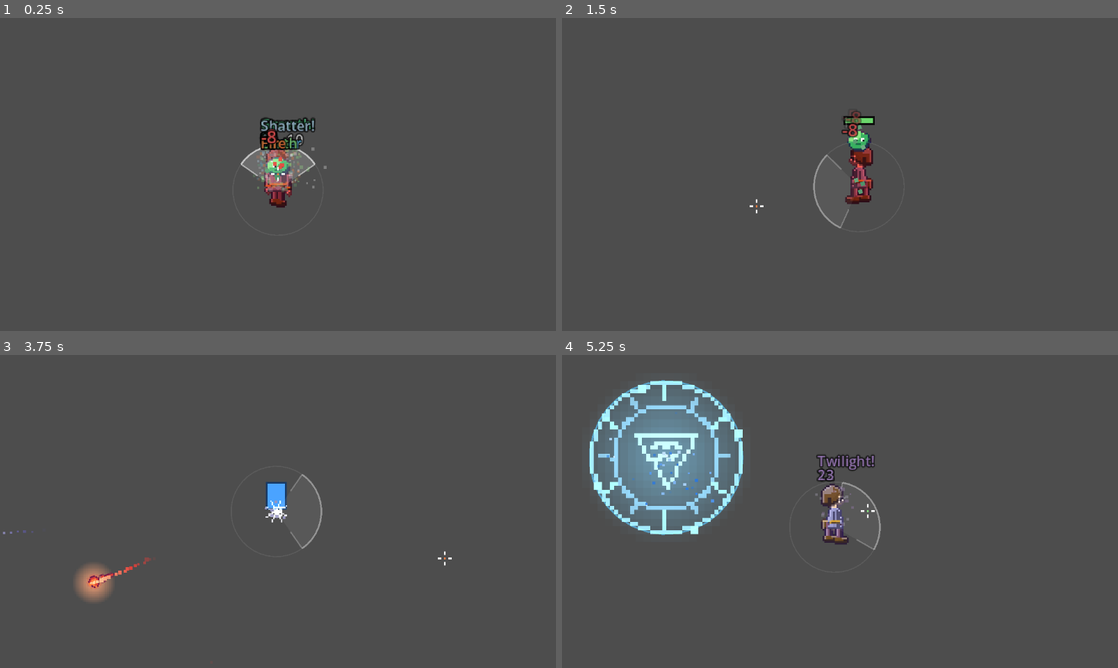
Above: before the commit, frames 1-4 (two rows, left to right).
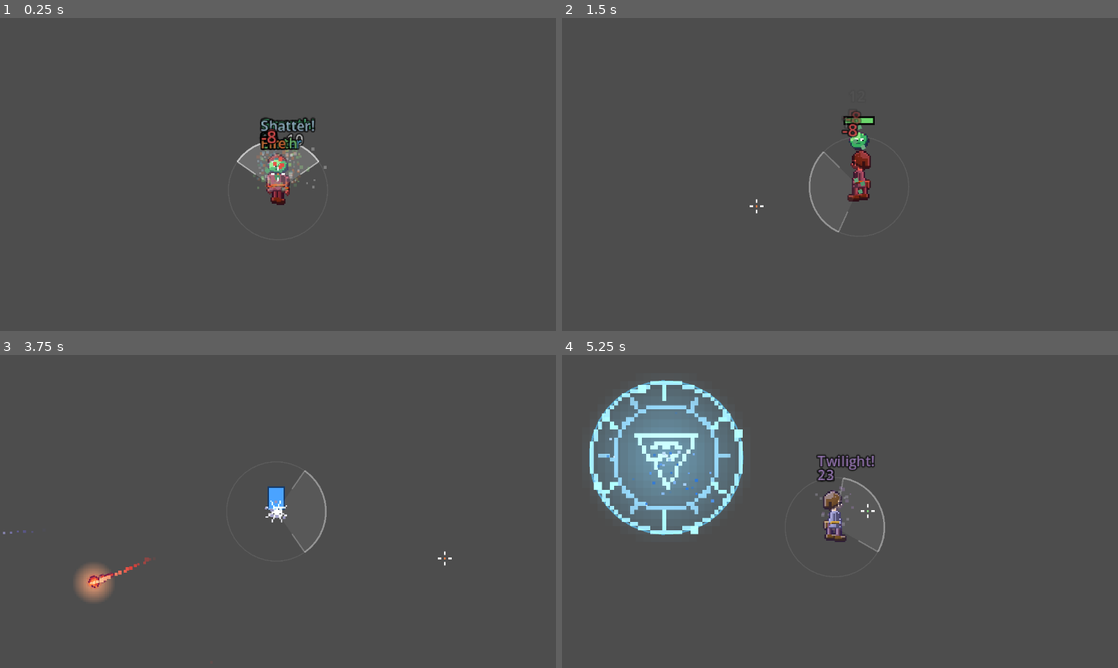
Above: after the commit, the same moments.

Repository: nzjealousy/Elementalist
Game: Godot game, scene res://tests/combo_selftest.tscn
Two runs of this game, one before a commit and one after it. Both use one fixed random seed, a clock stepped at 60 frames per second and the inputs below. This scene is started directly instead of the project's main scene.
Inputs (mouse positions are in pixels of both pictures, inside the frame that each line leads up to):
- Up to frame 1 (0.25 s): no input
- Up to frame 2 (1.5 s): tap Enter (ui_accept) at 0.5, 0.77, 1.07 s; move the mouse to (962, 158) at 0.52 s; hold D (move_right) 0.53-1.25 s; hold Right mouse button (attack_basic) 0.53-1.25 s; click (962, 158) at 0.67 s; tap Space (dodge) at 0.8 s; drag from (728, 190) to (812, 237) at 1.27 s
- Up to frame 3 (3.75 s): move the mouse to (333, 442) at 2.02 s; hold D (move_right) 2.03-2.75 s; hold Right mouse button (attack_basic) 2.03-2.75 s; tap E (imbue) at 2.1 s; drag from (250, 574) to (111, 464) at 2.77 s; move the mouse to (444, 558) at 3.52 s; hold A (move_left) from 3.53 s (still down); hold Tab (character_sheet) from 3.53 s (still down)
- Up to frame 4 (5.25 s): tap Enter (ui_accept) at 3.77, 4.07 s; tap E (imbue) at 3.8 s; tap F (skill_area) at 4.15 s; release A (move_left) at 4.25 s; release Tab (character_sheet) at 4.25 s; drag from (673, 464) to (756, 433) at 4.27 s; move the mouse to (867, 511) at 5.02 s; hold S (move_down) from 5.03 s (still down); tap 1 (element_1) at 5.1 s; click (867, 511) at 5.17 s

The runs differ from the first frame. In frame 1, 0.6% of the frame differs, in the area x 42-58%, y 40-61%; in frame 2, 0.8%, in the area x 44-56%, y 35-69%; in frame 3, 0.4%; in frame 4, 0.7%.

Commit message:
Combat feel: melee +10%, ranged shots 2.3x slower, skill wind-ups, longer dodge and swirl immunity, dodge through enemies, sprites 15% smaller; five sprite style boards
- SkillDB: MELEE range 28.6, ranged primaries and Knife Throw x2.3 cooldown, WINDUPS for areas and specials
- SkillCaster: wind-up charge (cost paid at once, slowed, cancelled by a dodge) with a charge ring and an area preview (SkillFx.charge)
- Player: dodge i-frames 0.3 s (outlast the roll), swirl immune 0.5 s, a roll passes through non-boss enemies (collision exceptions), SPRITE_SCALE 0.85 for hero and enemies
- tools/art/sprite_styles.py and docs/SPRITE_STYLES.md: five sprite styles to choose from (soft, chibi, painted, noir, retro)
- 1130 self-tests, the art gate and the network test pass

Co-Authored-By: Claude Sonnet 5.5 <noreply@anthropic.com>

Diff:
--- a/elementalist/scripts/combat/enemy.gd
+++ b/elementalist/scripts/combat/enemy.gd
@@ -141,6 +141,7 @@
 	_attack_cd = randf_range(0.6, 1.6)
 	add_to_group("enemies")
 	sprite.texture = AssetDB.get_texture(sprite_id)
+	sprite.scale = Vector2.ONE * Player.SPRITE_SCALE
 	anim = SpriteAnim.attach(sprite, sprite_id, 10.0 if behavior == "flutter" else (7.0 if behavior == "ranged" else 5.0), self)
 	if variant != "":
 		_base_tint = Color.WHITE.lerp(Elements.color_of(variant), 0.5)
@@ -336,7 +337,7 @@
 
 ## The tallest part of the picture, for things that float above it (health bars).
 func picture_height() -> float:
-	return float(sprite.texture.get_height())
+	return float(sprite.texture.get_height()) * sprite.scale.y
 
 
 ## True when this enemy's body overlaps the target's hurtbox on any side. The target needs
--- a/elementalist/scripts/combat/skill_fx.gd
+++ b/elementalist/scripts/combat/skill_fx.gd
@@ -214,6 +214,42 @@
 	return node
 
 
+## The charge of a skill that has a wind-up: a ring that closes round the hero, and for an area skill a growing circle where it will land.
+static func charge(body: Node2D, element: String, area_radius: float, caster: Node, id: String) -> Node2D:
+	var node := FxCharge.new()
+	node.color = Elements.color_of(element) if element != "" else Color("b8b8d8")
+	node.area_radius = area_radius
+	node.caster = caster
+	node.skill_id = id
+	body.add_child(node)
+	return node
+
+
+## The charge ring: `caster.windup_fraction()` fills it; an area skill also previews its circle under the aim point.
+class FxCharge extends Node2D:
+	var color := Color.WHITE
+	var area_radius := 0.0
+	var caster: Node
+	var skill_id := ""
+
+	func _ready() -> void:
+		z_index = 45
+
+	func _process(_delta: float) -> void:
+		queue_redraw()
+
+	func _draw() -> void:
+		if caster == null or not is_instance_valid(caster):
+			return
+		var t: float = caster.windup_fraction()
+		draw_arc(Vector2.ZERO, 13.0, -PI * 0.5, -PI * 0.5 + TAU * t, 32, Color(color, 0.95), 1.5)
+		draw_arc(Vector2.ZERO, 15.0, 0.0, TAU, 32, Color(color, 0.18), 1.0)
+		if area_radius > 0.0:
+			var target: Vector2 = to_local(caster.area_target(skill_id))
+			draw_arc(target, area_radius * (0.35 + 0.65 * t), 0.0, TAU, 36, Color(color, 0.25 + 0.6 * t), 1.0)
+			draw_circle(target, area_radius * 0.12 * t, Color(color, 0.5))
+
+
 ## The ring that SkillFx.ring spawns: it draws itself, `t` runs 0 -> 1.
 class FxRing extends Node2D:
 	var radius := 20.0
--- a/elementalist/scripts/core/skill_db.gd
+++ b/elementalist/scripts/core/skill_db.gd
@@ -20,7 +20,7 @@
 const DEFS := {
 	"fireball": {
 		"name": "Fireball", "element": "fire", "kind": "projectile",
-		"damage": 18.0, "mana": 8.0, "cooldown": 0.38, "speed": 135.0, "range": 190.0,
+		"damage": 18.0, "mana": 8.0, "cooldown": 0.87, "speed": 135.0, "range": 190.0,
 		"splash": 22.0,
 		"apply": {"kind": "dot", "time": 2.5, "power": 3.0},
 	},
@@ -32,7 +32,7 @@
 	},
 	"water_jet": {
 		"name": "Water Jet", "element": "water", "kind": "projectile",
-		"damage": 8.0, "mana": 4.0, "cooldown": 0.14, "speed": 215.0, "range": 235.0,
+		"damage": 8.0, "mana": 4.0, "cooldown": 0.32, "speed": 215.0, "range": 235.0,
 		"apply": {"kind": "slow", "time": 2.0, "power": 0.5},
 		"scales": {"speed": "agility"},
 	},
@@ -45,7 +45,7 @@
 	},
 	"gust": {
 		"name": "Gust", "element": "air", "kind": "projectile",
-		"damage": 7.0, "mana": 4.0, "cooldown": 0.18, "speed": 330.0, "range": 270.0,
+		"damage": 7.0, "mana": 4.0, "cooldown": 0.41, "speed": 330.0, "range": 270.0,
 		"apply": {"kind": "slow", "time": 1.0, "power": 0.3}, "knockback": 120.0,
 		"pierce": 2,
 		"scales": {"speed": "agility"},
@@ -58,7 +58,7 @@
 	},
 	"shard_shot": {
 		"name": "Shard Shot", "element": "mineral", "kind": "projectile",
-		"damage": 28.0, "mana": 12.0, "cooldown": 0.6, "speed": 105.0, "range": 150.0,
+		"damage": 28.0, "mana": 12.0, "cooldown": 1.38, "speed": 105.0, "range": 150.0,
 		"knockback": 70.0,
 		"apply": {},
 	},
@@ -70,7 +70,7 @@
 	},
 	"thorn_shot": {
 		"name": "Thorn Shot", "element": "earth", "kind": "projectile",
-		"damage": 6.0, "mana": 7.0, "cooldown": 0.35, "speed": 170.0, "range": 210.0,
+		"damage": 6.0, "mana": 7.0, "cooldown": 0.8, "speed": 170.0, "range": 210.0,
 		"spread_count": 3, "spread_deg": 16.0,
 		"apply": {},
 		"scales": {"cooldown": "agility"},
@@ -122,7 +122,7 @@
 	# light and dark (rare elements). Light blinds and heals; dark drains and curses.
 	"light_lance": {
 		"name": "Light Lance", "element": "light", "kind": "projectile",
-		"damage": 12.0, "mana": 5.0, "cooldown": 0.25, "speed": 390.0, "range": 280.0,
+		"damage": 12.0, "mana": 5.0, "cooldown": 0.58, "speed": 390.0, "range": 280.0,
 		"pierce": 1,
 		"apply": {"kind": "weaken", "time": 2.0, "power": 0.2},
 		"scales": {"speed": "agility"},
@@ -146,7 +146,7 @@
 	},
 	"shadow_bolt": {
 		"name": "Shadow Bolt", "element": "dark", "kind": "projectile",
-		"damage": 13.0, "mana": 8.0, "cooldown": 0.32, "speed": 125.0, "range": 230.0,
+		"damage": 13.0, "mana": 8.0, "cooldown": 0.74, "speed": 125.0, "range": 230.0,
 		"homing": 2.4, "lifesteal": 0.25,
 		"apply": {"kind": "dot", "time": 2.0, "power": 3.0},
 		"scales": {"cooldown": "intellect"},
@@ -206,7 +206,7 @@
 	# martial (no element): learned by non-elementalists, paid for with stamina
 	"knife_throw": {
 		"name": "Knife Throw", "element": "", "kind": "projectile",
-		"damage": 12.0, "stamina": 9.0, "cooldown": 0.24, "speed": 230.0, "range": 170.0,
+		"damage": 12.0, "stamina": 9.0, "cooldown": 0.55, "speed": 230.0, "range": 170.0,
 		"apply": {},
 		"scales": {"speed": "agility"},
 	},
@@ -229,11 +229,24 @@
 	"martial": {"primary": "knife_throw", "area": "whirlwind", "support": "intimidate", "special": "rending_throw"},
 }
 
+## Wind-ups: seconds between pressing an area (F) or special (R) skill and its effect. The cost and cooldown are paid at once, the hero
+## moves slower while charging, and a dodge cancels it. Supports and the basic bolts are instant.
+const WINDUPS := {
+	"flame_burst": 0.35, "rain_pool": 0.3, "root_snare": 0.3, "cyclone": 0.35, "stone_quake": 0.5, "sunburst": 0.4, "void_well": 0.45,
+	"whirlwind": 0.25, "inferno_ring": 0.6, "deluge": 0.7, "bramble_burst": 0.6, "tempest": 0.7, "crystal_lance": 0.6,
+	"radiant_judgment": 0.8, "void_eclipse": 0.9, "rending_throw": 0.4,
+}
+
+
+static func windup_of(id: String) -> float:
+	return float(WINDUPS.get(id, 0.0))
+
+
 ## Physical attack (RMB). Costs stamina, not mana, and never touches an enemy's aura.
 ## Deals bonus damage to rooted or stunned enemies so combos set up a payoff.
 const MELEE := {
 	"name": "Slash", "damage": 10.0, "stamina": 15.0, "cooldown": 0.26,
-	"range": 26.0, "arc_deg": 110.0, "knockback": 90.0,
+	"range": 28.6, "arc_deg": 110.0, "knockback": 90.0,
 }
 
 
--- a/elementalist/scripts/player/player.gd
+++ b/elementalist/scripts/player/player.gd
@@ -25,12 +25,13 @@
 const SPIN_STAMINA_MULT := 1.8   # a spin costs this many slashes' worth of stamina
 const SPIN_DAMAGE_MULT := 1.15
 const SPIN_COOLDOWN := 0.5
-const SPIN_DURATION := 0.32  # how long the spin lasts, during which you cannot be hurt
+const SPIN_DURATION := 0.5   # how long the spin lasts, during which you cannot be hurt (it was 0.32)
+const SPRITE_SCALE := 0.85  # the hero and the enemies are drawn this big (15% smaller than their pictures)
 
 @export var speed := 80.0
 @export var dodge_speed := 260.0
 @export var dodge_time := 0.18
-@export var dodge_iframes := 0.12  # invulnerable only for the start of the dodge
+@export var dodge_iframes := 0.3   # invulnerable from the start of the dodge for this long (it was 0.12; the roll itself lasts 0.18 s)
 @export var dodge_cooldown := 0.4
 @export var dodge_stamina_cost := 30.0
 @export var max_hp := 100.0
@@ -51,6 +52,8 @@
 var _dodge_cd := 0.0
 var _dodge_dir := Vector2.ZERO
 var _dodge_buffer := 0.0
+var _iframes_left := 0.0   # dodge immunity still to run; it can outlast the roll
+var _passed: Array = []    # enemies the roll is passing through (see _begin_pass_through)
 var _spun := false  # one spin per dodge
 var _spin_left := 0.0  # while > 0 the spin is still going: immune to damage
 var _hurt_cd := 0.0
@@ -74,6 +77,7 @@
 	add_to_group("player")
 	sprite.texture = AssetDB.get_texture("player")
 	sprite.offset = Vector2(0, -9)  # the hero's feet (the 24 x 38 picture's lowest row) stand a little below the node
+	sprite.scale = Vector2.ONE * SPRITE_SCALE
 	caster = SkillCaster.new()
 	caster.body = self
 	caster.element_changed.connect(_on_element_changed)
@@ -174,9 +178,9 @@
 	return _spin_left > 0.0
 
 
-## Immune during the start of a dodge, briefly after a hit, and for the whole of a spin.
+## Immune for `dodge_iframes` after a dodge starts (a little past the roll), briefly after a hit, and for the whole of a spin.
 func is_invulnerable() -> bool:
-	return _dodge_left > dodge_time - dodge_iframes or _hurt_cd > 0.0 or _spin_left > 0.0
+	return _iframes_left > 0.0 or _hurt_cd > 0.0 or _spin_left > 0.0
 
 
 ## Returns true if the hit landed (false while invulnerable), so attackers only spend
@@ -401,11 +405,43 @@
 		return false
 	_dodge_dir = dir.normalized() if dir != Vector2.ZERO else aim_direction
 	_dodge_left = dodge_time
+	_iframes_left = dodge_iframes
 	_dodge_cd = dodge_cooldown
 	_spun = false
+	caster.cancel_windup()   # a dodge interrupts a skill that is still charging
+	_begin_pass_through()
 	spend_stamina(dodge_cost)
 	Sfx.play("dodge")
 	return true
+
+
+## A roll slips through enemies, but not through terrain, bosses or mini bosses: for its length the hero and every ordinary
+## enemy ignore each other's bodies (the exceptions are lifted again once the two no longer overlap).
+func _begin_pass_through() -> void:
+	for node in get_tree().get_nodes_in_group("enemies"):
+		var enemy := node as Enemy
+		if enemy != null and not enemy.boss and not enemy.mini and not _passed.has(enemy):
+			add_collision_exception_with(enemy)
+			_passed.append(enemy)
+
+
+## For the tests: lifts every pass-through exception now.
+func _end_pass_through_for_test() -> void:
+	for enemy in _passed:
+		if is_instance_valid(enemy):
+			remove_collision_exception_with(enemy)
+	_passed.clear()
+
+
+func _update_pass_through() -> void:
+	if is_dodging() or _passed.is_empty():
+		return
+	var mine := hurtbox()
+	for enemy in _passed.duplicate():
+		if not is_instance_valid(enemy) or not enemy.hit_rect().intersects(mine):  # only once clear of it
+			if is_instance_valid(enemy):
+				remove_collision_exception_with(enemy)
+			_passed.erase(enemy)
 
 
 ## What a kill gives back (see Classes.KILL_MANA and the kill_* passive stats).
@@ -462,6 +498,7 @@
 	_update_sprite()
 
 	_dodge_cd = maxf(0.0, _dodge_cd - delta)
+	_iframes_left = maxf(0.0, _iframes_left - delta)
 	_hurt_cd = maxf(0.0, _hurt_cd - delta)
 	_dodge_text_cd = maxf(0.0, _dodge_text_cd - delta)
 	_tick_buffs(delta)
@@ -501,9 +538,10 @@
 		# Ease out: fast burst that settles, so the end of the roll is committal.
 		velocity = _dodge_dir * dodge_speed * (0.35 + 0.65 * clampf(_dodge_left / dodge_time, 0.0, 1.0))
 	else:
-		velocity = input * speed * (1.0 + buff_power("haste")) + _knock
+		velocity = input * speed * (1.0 + buff_power("haste")) * (SkillCaster.WINDUP_SLOW if caster.is_winding_up() else 1.0) + _knock
 	_knock = _knock.move_toward(Vector2.ZERO, 500.0 * delta)
 	move_and_slide()
+	_update_pass_through()
 
 	if (is_dodging() or is_spinning()) and is_invulnerable():
 		sprite.modulate = Color(1, 1, 1, 0.45)
--- a/elementalist/scripts/player/skill_caster.gd
+++ b/elementalist/scripts/player/skill_caster.gd
@@ -23,6 +23,7 @@
 ## status potency) is resolved here at cast time from CharacterData.
 
 signal cast(skill_id: String)
+signal cancelled(skill_id: String)  # a charging skill was interrupted
 signal element_changed(element: String)  # also fires for the martial set
 signal lock_changed
 
@@ -43,6 +44,10 @@
 var _chain_element := ""          # element of the last ability cast
 var _chain_left := 0.0            # seconds left in which a different-element ability is discounted
 var cooldowns: Dictionary = {}    # skill id (or fusion id) -> seconds left
+## Wind-ups (SkillDB.WINDUPS) can be switched off for tests that want an area to land the moment it is cast.
+static var windups_enabled := true
+const WINDUP_SLOW := 0.5       # the hero moves at this share of their speed while charging a skill
+var _windup: Dictionary = {}   # {"id", "left", "total", "fx"} while a skill is charging
 
 
 func _ready() -> void:
@@ -190,6 +195,7 @@
 
 
 func _process(delta: float) -> void:
+	tick_windup(delta)
 	mana = minf(max_mana, mana + mana_regen * delta)
 	_chain_left = maxf(0.0, _chain_left - delta)
 	for id in cooldowns.keys():
@@ -295,7 +301,7 @@
 
 
 func try_cast(id: String) -> bool:
-	if not can_cast(id):
+	if is_winding_up() or not can_cast(id):
 		return false
 	var cost := costs(id)
 	mana -= cost.x
@@ -305,6 +311,15 @@
 	if is_ability(id):
 		_chain_element = String(SkillDB.DEFS[id]["element"])
 		_chain_left = CHAIN_WINDOW
+	var delay := SkillDB.windup_of(id) if windups_enabled and not is_fusion(id) else 0.0
+	if delay > 0.0:  # an area or a special: it charges first and lands when the charge is full
+		_begin_windup(id, delay)
+		return true
+	_release(id)
+	return true
+
+
+func _release(id: String) -> void:
 	if is_fusion(id):
 		_spawn_fusion(components(id))
 	else:
@@ -312,7 +327,54 @@
 	for skill_id in components(id):
 		_train(skill_id, SkillDB.DEFS[skill_id])
 	cast.emit(id)
-	return true
+
+
+## True while a skill is charging (the hero is slowed and cannot start another cast).
+func is_winding_up() -> bool:
+	return not _windup.is_empty()
+
+
+## The charge's progress 0..1 (0 when nothing is charging).
+func windup_fraction() -> float:
+	if _windup.is_empty():
+		return 0.0
+	return 1.0 - clampf(float(_windup["left"]) / float(_windup["total"]), 0.0, 1.0)
+
+
+func _begin_windup(id: String, delay: float) -> void:
+	var def: Dictionary = SkillDB.DEFS[id]
+	var fx := SkillFx.charge(body, String(def["element"]), area_radius(id) if def["kind"] == "aoe" else 0.0, self, id)
+	_windup = {"id": id, "left": delay, "total": delay, "fx": fx}
+	Sfx.play("cast_" + (String(def["element"]) if String(def["element"]) != "" else "martial"), &"SFX", -8.0)
+
+
+## Counts the charge down and releases the skill when it is full.
+func tick_windup(delta: float) -> void:
+	if _windup.is_empty():
+		return
+	_windup["left"] = float(_windup["left"]) - delta
+	if float(_windup["left"]) > 0.0:
+		return
+	var id := String(_windup["id"])
+	_end_windup()
+	_release(id)
+
+
+## Interrupts a charge (a dodge, or the hero's death): the cost and the cooldown stay spent.
+func cancel_windup() -> void:
+	if _windup.is_empty():
+		return
+	var id := String(_windup["id"])
+	_end_windup()
+	FloatText.spawn(body.get_parent(), body.global_position + Vector2(0, -8), "Interrupted", Color("8c88b8"))
+	cancelled.emit(id)
+
+
+func _end_windup() -> void:
+	var fx: Variant = _windup.get("fx")
+	if fx != null and is_instance_valid(fx):
+		fx.queue_free()
+	_windup = {}
 
 
 ## Area radius after attribute scaling (for the aim preview and the effect itself).
--- a/elementalist/scripts/world/remote_avatar.gd
+++ b/elementalist/scripts/world/remote_avatar.gd
@@ -45,6 +45,7 @@
 	add_child(shape)
 	sprite = Sprite2D.new()
 	sprite.offset = Vector2(0, -9)
+	sprite.scale = Vector2.ONE * Player.SPRITE_SCALE
 	add_child(sprite)
 	_anim = SpriteAnim.attach(sprite, _prefix + ":down", 8.0, self)
 	_label = Label.new()
--- a/elementalist/tests/combo_selftest.gd
+++ b/elementalist/tests/combo_selftest.gd
@@ -13,6 +13,7 @@
 
 func _ready() -> void:
 	Juice.enabled = false  # hit-stop would slow the clock these tests rely on
+	SkillCaster.windups_enabled = false  # areas land the moment they are cast, except in _test_feel_changes
 	_neutral_character()
 	await get_tree().process_frame
 	_test_data_tables()
@@ -85,6 +86,7 @@
 	await _test_iso()
 	await _test_fixes()
 	_test_art_style()
+	await _test_feel_changes()
 	await _test_net_world()
 	_test_items()
 	_test_inventory_and_gear_stats()
@@ -507,7 +509,7 @@
 	_check("martial skills have no element potency", is_equal_approx(c.potency_mult(""), 1.0))
 	_check("area radius scales with its attribute", is_equal_approx(c.skill_scale("flame_burst", "radius"), 1.3))
 	_check("skills that do not scale a property are unchanged", is_equal_approx(c.skill_scale("fireball", "radius"), 1.0))
-	_check("Agility shortens thorn shot cooldown", is_equal_approx(c.skill_cooldown("thorn_shot"), 0.35 * 0.8))
+	_check("Agility shortens thorn shot cooldown", is_equal_approx(c.skill_cooldown("thorn_shot"), 0.8 * 0.8))
 	_check("projectile speed scales with Agility", is_equal_approx(c.skill_scale("water_jet", "speed"), 1.3))
 	var data_ok := true
 	for id in SkillDB.DEFS:
@@ -1060,6 +1062,7 @@
 	for lingering in get_tree().get_nodes_in_group("enemies"):
 		if is_instance_valid(lingering) and not lingering.is_queued_for_deletion():
 			lingering.queue_free()  # (the dummies beside the player would otherwise touch and hurt it)
+	player._iframes_left = 0.0
 	player._spin_left = 0.04
 	for i in 60:  # until the spin has run out (a slow machine takes more frames)
 		await get_tree().physics_frame
@@ -1519,9 +1522,11 @@
 	player.stamina = player.dodge_stamina_cost - 1.0
 	_check("dodge needs stamina", not player.try_dodge(Vector2.RIGHT))
 	player.stamina = 100.0
-	player._dodge_left = player.dodge_time - player.dodge_iframes - 0.01
+	player._dodge_left = 0.0   # the roll is over (0.18 s), but its i-frames (0.3 s) are not
 	player._hurt_cd = 0.0
-	_check("i-frames end before the dodge does", not player.is_invulnerable())
+	_check("the dodge's i-frames outlast the roll itself", player.dodge_iframes > player.dodge_time and player.is_invulnerable())
+	player._iframes_left = 0.0
+	_check("and then they end", not player.is_invulnerable())
 
 	var caster: SkillCaster = player.caster
 	_check("starts on first element", caster.selected == 0)
@@ -4316,7 +4321,7 @@
 		var enemy := Monsters.spawn(self, monster_id, Vector2.ZERO)
 		var picture := enemy.sprite.texture.get_size()
 		rig_ok = rig_ok and picture == Vector2(24, 38) and AssetDB.get_frames(enemy.sprite_id).size() == 4
-		rig_ok = rig_ok and enemy.hit_rect().size == Enemy.BODY_SIZES[enemy.sprite_id] and enemy.picture_height() == 38.0
+		rig_ok = rig_ok and enemy.hit_rect().size == Enemy.BODY_SIZES[enemy.sprite_id] and is_equal_approx(enemy.picture_height(), 38.0 * Player.SPRITE_SCALE)
 		enemy.queue_free()
 	_check("the humanoid enemies are drawn on the 24 x 38 hero rig with four frames and keep their old hit boxes", rig_ok)
 	var icons_ok := true
@@ -4703,6 +4708,74 @@
 	_check("every class composes a 24 x 38 picture", palette_ok)
 
 
+# ---------- Feel: melee reach, ranged rate, wind-ups, longer dodge, pass-through, smaller sprites ----------
+
+func _test_feel_changes() -> void:
+	_check("the base melee reach is 10% longer", is_equal_approx(float(SkillDB.MELEE["range"]), 26.0 * 1.1))
+	var before := {"fireball": 0.38, "water_jet": 0.14, "gust": 0.18, "shard_shot": 0.6, "thorn_shot": 0.35, "light_lance": 0.25, "shadow_bolt": 0.32, "knife_throw": 0.24}
+	var rate_ok := true
+	for id in before:
+		rate_ok = rate_ok and absf(float(SkillDB.DEFS[id]["cooldown"]) / float(before[id]) - 2.3) < 0.06
+	_check("the ranged shots wait 2.3 times as long between casts", rate_ok)
+	var windup_ok := true
+	for id in SkillDB.WINDUPS:
+		windup_ok = windup_ok and SkillDB.DEFS.has(id) and SkillDB.slot_of(id) in ["area", "special"]
+	for slot in ["primary", "support"]:
+		for set_id in SkillDB.LOADOUTS:
+			windup_ok = windup_ok and SkillDB.windup_of(SkillDB.LOADOUTS[set_id][slot]) == 0.0
+	_check("only areas and specials wind up; bolts and supports are instant", windup_ok)
+
+	SkillCaster.windups_enabled = true
+	var saved := Game.character
+	var player: Node2D = await _player_with(CharacterData.create_sandbox("mystic", ["fire", "water"], 1))
+	var caster: SkillCaster = player.caster
+	Game.character.learned_specials.append("inferno_ring")
+	var areas_before := get_children().filter(func(n): return n is AoeEffect).size()
+	var mana_before: float = caster.mana
+	_check("a special starts to charge instead of landing", caster.try_cast("inferno_ring") and caster.is_winding_up())
+	_check("its cost and cooldown are paid at once", caster.mana < mana_before and caster.cooldowns.has("inferno_ring"))
+	_check("nothing has landed yet", get_children().filter(func(n): return n is AoeEffect).size() == areas_before)
+	_check("no second cast while charging", not caster.try_cast("flame_burst"))
+	caster.tick_windup(0.3)
+	_check("part way through it is still charging", caster.is_winding_up() and caster.windup_fraction() > 0.3 and caster.windup_fraction() < 1.0)
+	caster.tick_windup(2.0)
+	_check("when the charge is full the area lands", not caster.is_winding_up() and get_children().filter(func(n): return n is AoeEffect).size() > areas_before)
+	caster.cooldowns.clear()
+	caster.mana = caster.max_mana
+	caster.try_cast("inferno_ring")
+	player.stamina = 100.0
+	player._dodge_cd = 0.0
+	player.try_dodge(Vector2.RIGHT)
+	_check("a dodge interrupts a charge", not caster.is_winding_up() and caster.cooldowns.has("inferno_ring"))
+	SkillCaster.windups_enabled = false
+
+	_check("a dodge keeps its i-frames longer than the roll, and a spin is immune for half a second", player.dodge_iframes >= 0.3 and player.dodge_iframes > player.dodge_time and is_equal_approx(Player.SPIN_DURATION, 0.5))
+	var minion := _dummy(player.position + Vector2(6, 0))
+	var boss := _dummy(player.position + Vector2(-6, 0))
+	boss.boss = true
+	var mini := _dummy(player.position + Vector2(0, 6))
+	mini.mini = true
+	player._dodge_left = 0.0
+	player._dodge_cd = 0.0
+	player._end_pass_through_for_test()
+	player.stamina = 100.0
+	player.try_dodge(Vector2.RIGHT)
+	var passed: Array = player.get_collision_exceptions()
+	_check("a roll slips through ordinary enemies", passed.has(minion))
+	_check("but not through a boss or a mini boss", not passed.has(boss) and not passed.has(mini))
+	player._dodge_left = 0.0
+	player._update_pass_through()
+	_check("the pass-through lasts while the hero still overlaps the enemy", player.get_collision_exceptions().has(minion))
+	minion.position = player.position + Vector2(200, 0)
+	player._update_pass_through()
+	_check("and ends once they are apart", not player.get_collision_exceptions().has(minion))
+
+	_check("the hero and the enemies are drawn 15% smaller", is_equal_approx(player.sprite.scale.x, 0.85) and is_equal_approx(minion.sprite.scale.x, 0.85))
+	for node in [minion, boss, mini, player]:
+		node.queue_free()
+	Game.character = saved
+
+
 # ---------- Phase 6d: multiplayer, the parts that need no network ----------
 
 func _test_net_world() -> void:
Not shown, changed: docs/ARCHITECTURE.md
Not shown, changed: docs/ROADMAP.md
Not shown, added: docs/SPRITE_STYLES.md
